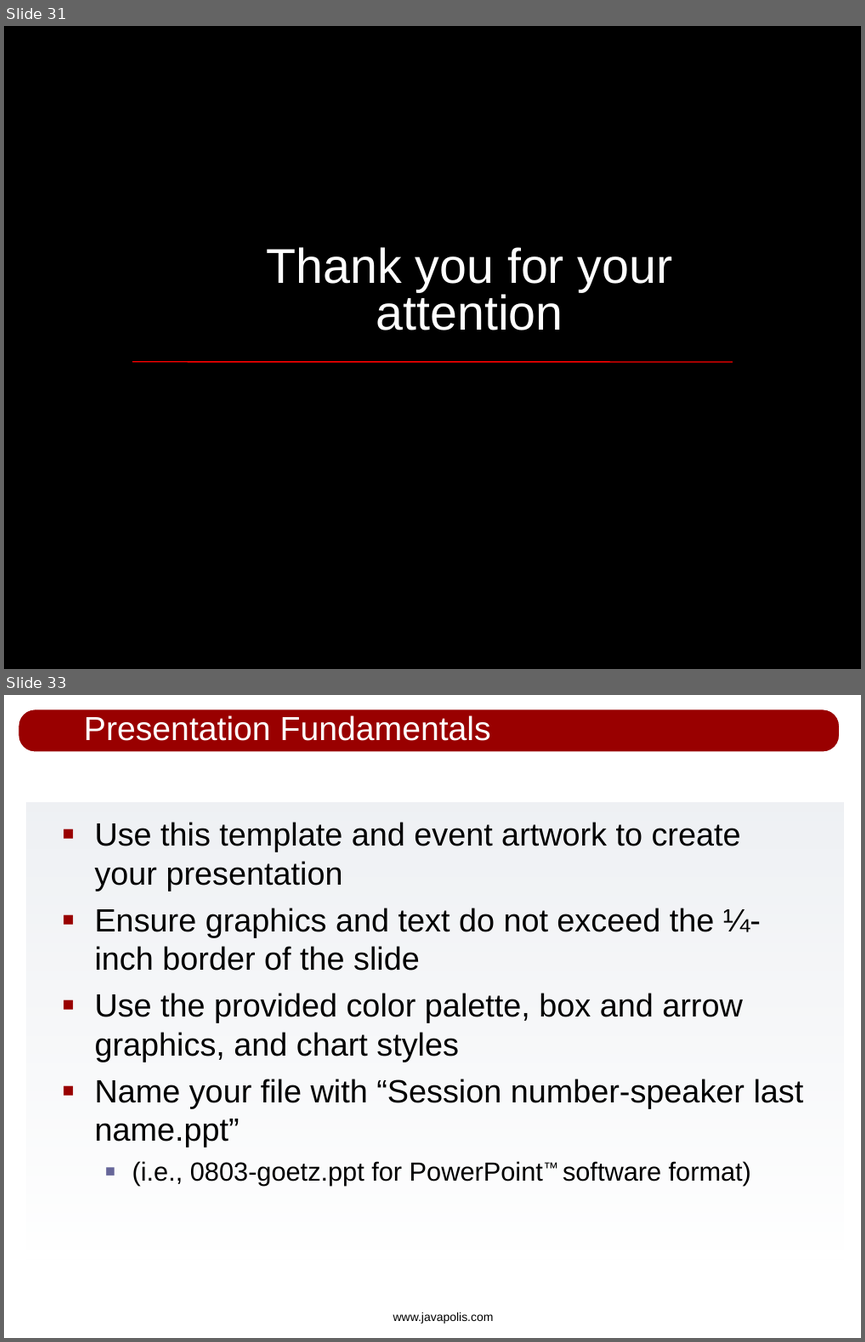
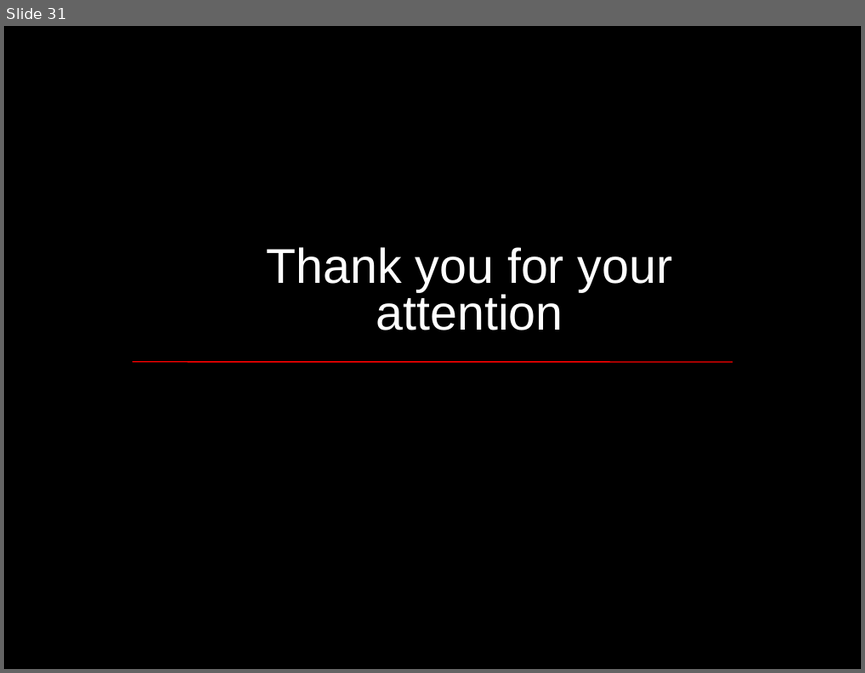
Before and after one commit to apache/incubator-kie-optaplanner, a slide deck: drools-solver/src/presentations/drools-solver_javapolis_2007.odp. Shown one above the other, each under a label of ours: slides 31 and 33 before the commit, slide 31 after it; the slides between them are not shown. The pictures are 865x1342 and 865x673 pixels, drawn with LibreOffice and Linux fonts; fonts in the diff are those of the drawing; background and template pictures are left out. Boxes give left, top, right and bottom in pixels: in the first picture for what was removed or moved away, otherwise in the second. Text is boxed around its words. In the diff, an @@ line names an element or a change of style, - is before the commit and + after.

```diff
--- a/drools-solver/src/presentations/drools-solver_javapolis_2007.odp
+++ b/drools-solver/src/presentations/drools-solver_javapolis_2007.odp
@@ slide 33 removed at [4,695,861,1338], background #FFFFFF @@
@@ rounded rectangle removed at [18,709,840,753] @@
@@ title removed at [84,715,491,741] @@
-Presentation Fundamentals
@@ rectangle removed at [26,802,844,1259] @@
@@ text removed at [95,822,804,1185] @@
-■ Use this template and event artwork to create your presentation
-■ Ensure graphics and text do not exceed the ¼-inch border of the slide
-■ Use the provided color palette, box and arrow graphics, and chart styles
-■ Name your file with “Session number-speaker last name.ppt”
-  ■ (i.e., 0803-goetz.ppt for PowerPoint™ software format)
@@ text removed at [393,1312,494,1323] @@
-www.javapolis.com
```
Also in this commit, not shown: 3 slides changed, 7 other slides removed.
